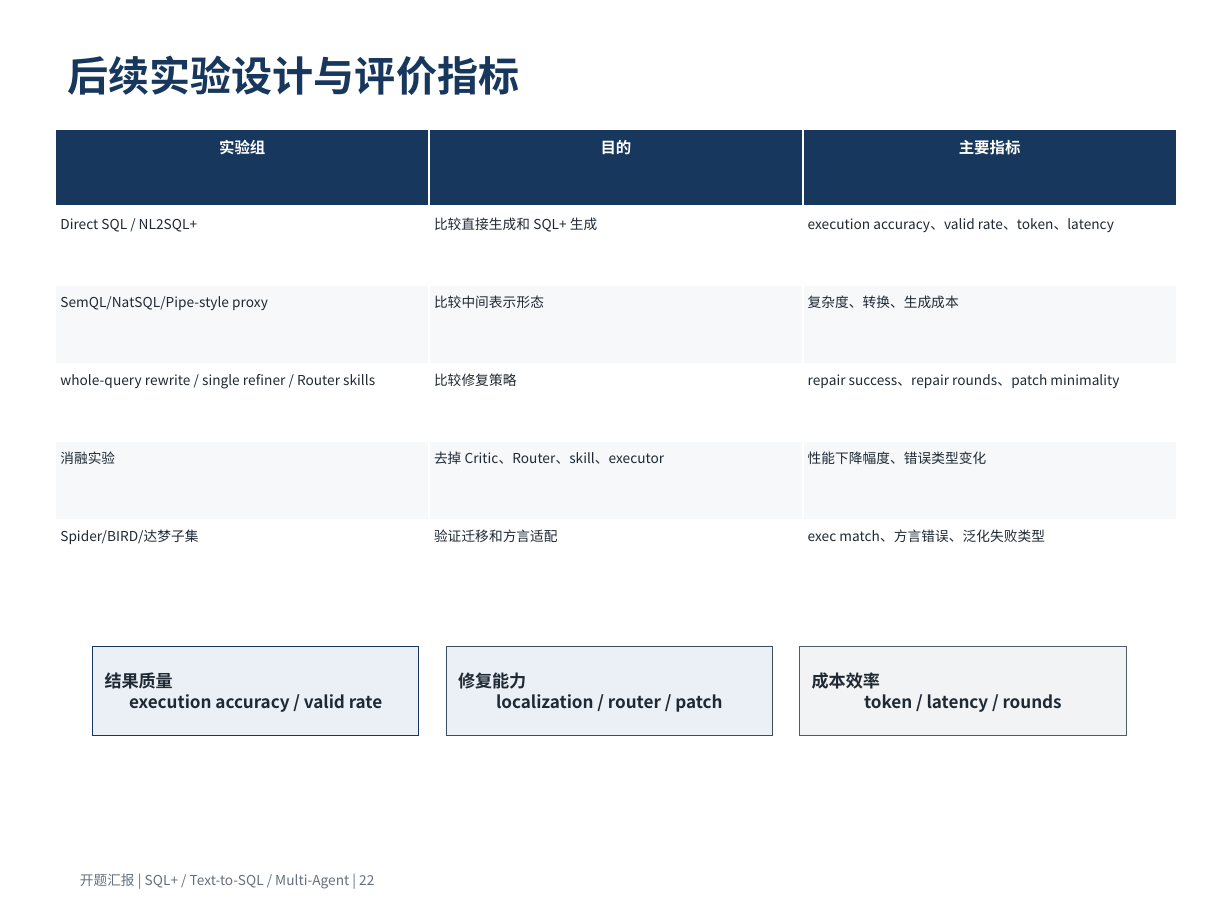
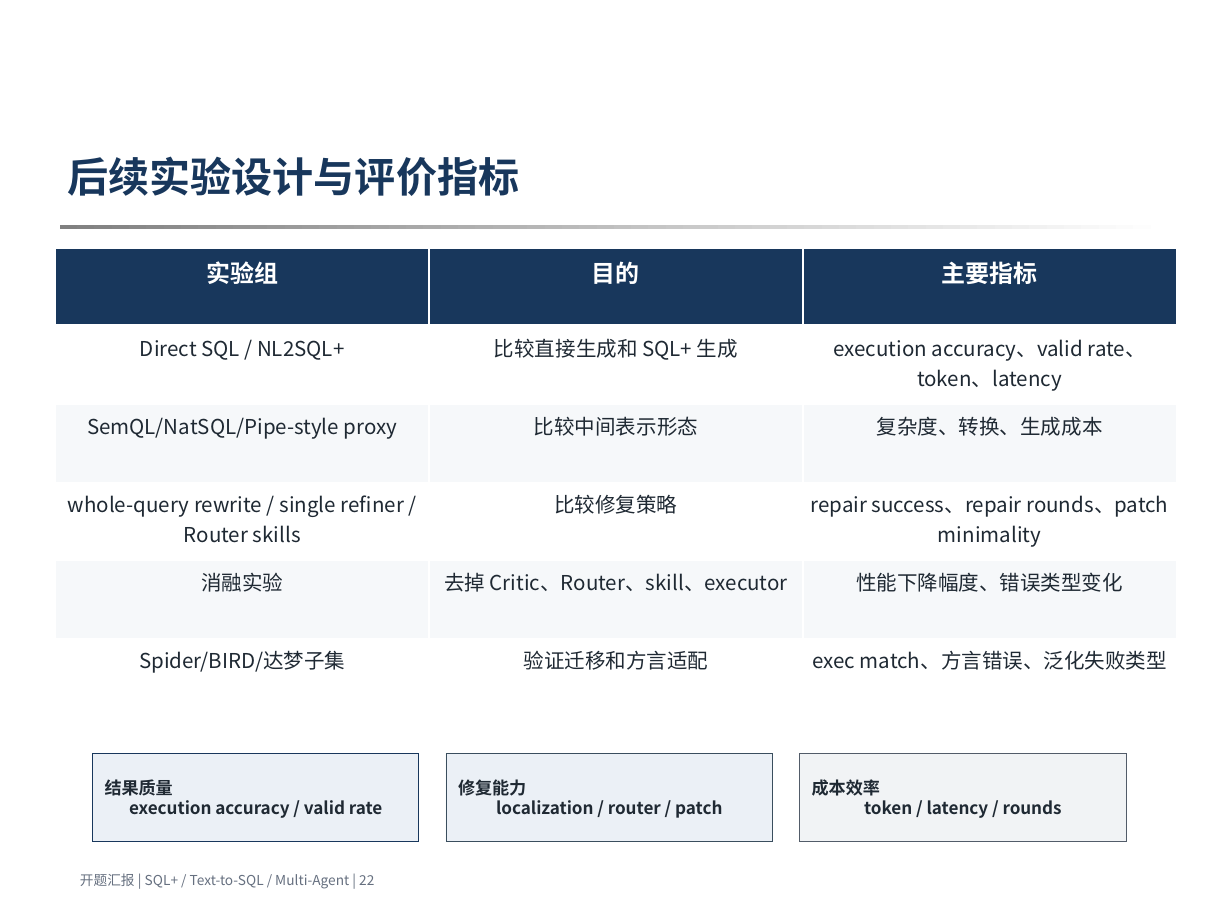
Before and after one commit to 3444374/nl2sql, a slide deck: slide 22 of docs/opening/opening_ppt_template_version_v4.pptx. Drawn at 1232x924 pixels with LibreOffice and Linux fonts; fonts in the diff are those of the drawing; background and template pictures are left out. Boxes give left, top, right and bottom in pixels: in the first picture for what was removed or moved away, otherwise in the second. Text is boxed around its words. In the diff, an @@ line names an element or a change of style, - is before the commit and + after.

```diff
--- a/docs/opening/opening_ppt_template_version_v4.pptx
+++ b/docs/opening/opening_ppt_template_version_v4.pptx
@@ text "后续实验设计与评价指标": place and size @@
-text "后续实验设计与评价指标" at [68,55,520,95]
+text "后续实验设计与评价指标" at [68,156,520,196]
@@ table at [55,249,1175,717] @@
@@ size 9 to 14 pt in "实验组", "目的", "主要指标" @@
@@ size 8 to 12 pt @@
@@ alignment left to centre @@
@@ table: place and size @@
-table at [55,129,1175,598]
+table at [55,249,1175,717]
@@ 3 rectangles: place and size @@
-3 rectangles at [92,647,1126,736]
+3 rectangles at [92,753,1126,841]
```
Also in this commit, not shown: 20 other slides changed, 4 slides added, 4 slides removed, 36 other files.
